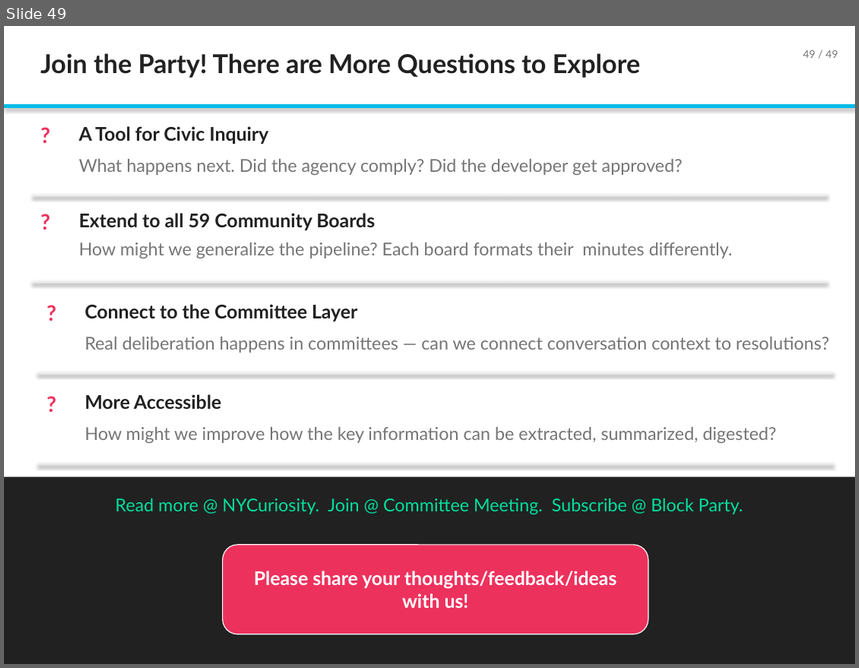
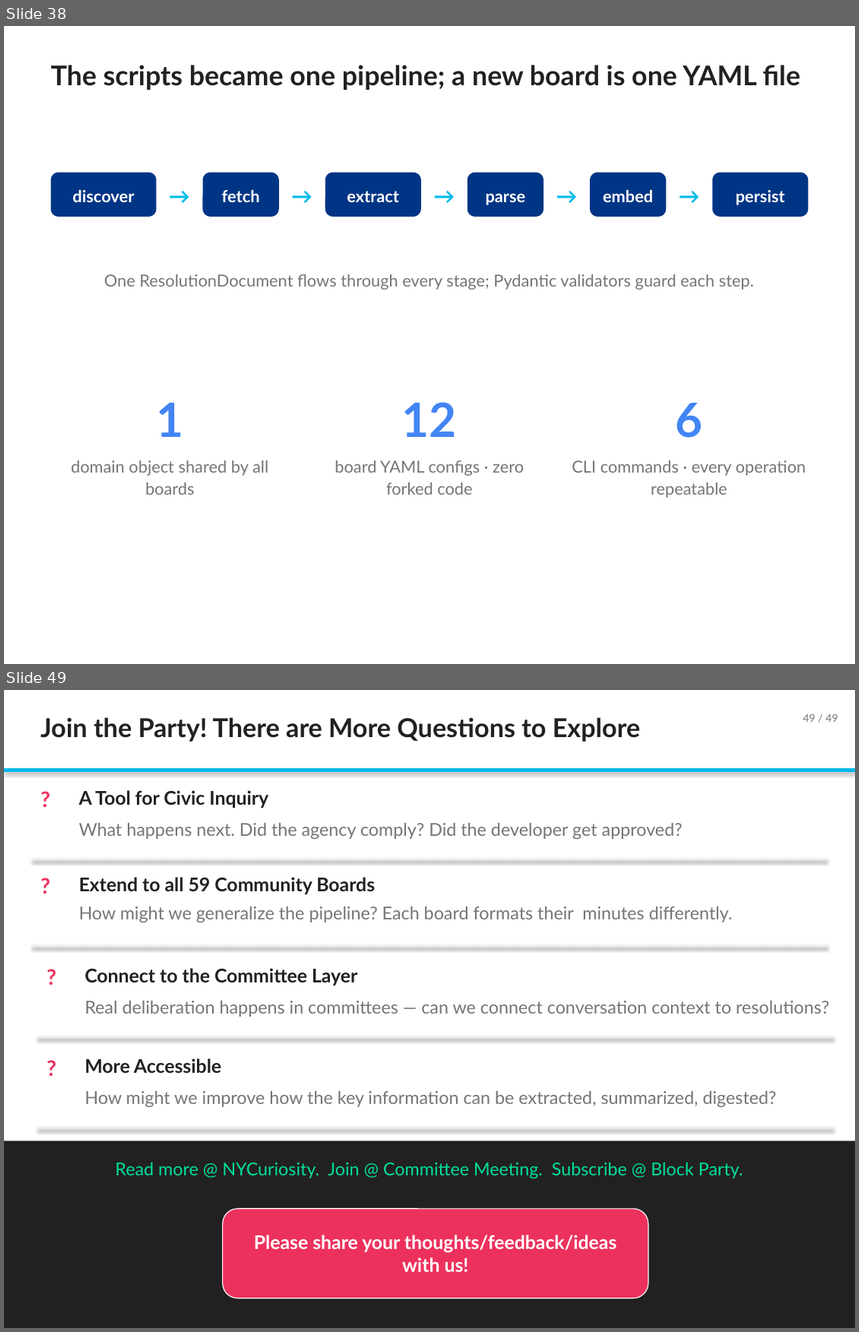
Before and after one commit to TalR24/nycur-data-website, a slide deck: cb-resolutions/block_party_july2026/Building_an_AI_Knowledge_Base_for_NYC_Community_Boards_July2026.pptx. Shown one above the other, each under a label of ours: slide 49 before the commit, slides 38 and 49 after it; the slides between them are not shown. The pictures are 859x668 and 859x1332 pixels, drawn with LibreOffice and Linux fonts; fonts in the diff are those of the drawing. Boxes give left, top, right and bottom in pixels: in the first picture for what was removed or moved away, otherwise in the second. Text is boxed around its words. In the diff, an @@ line names an element or a change of style, - is before the commit and + after.

```diff
--- a/cb-resolutions/block_party_july2026/Building_an_AI_Knowledge_Base_for_NYC_Community_Boards_July2026.pptx
+++ b/cb-resolutions/block_party_july2026/Building_an_AI_Knowledge_Base_for_NYC_Community_Boards_July2026.pptx
@@ slide 38 added at box(4, 26, 855, 664), background #FFFFFF @@
@@ text added at box(51, 65, 800, 90), 23 pt, text #212121, bold @@
+The scripts became one pipeline; a new board is one YAML file
@@ rounded rectangle added at box(51, 173, 156, 217), fill #003585, 14 pt, text #FFFFFF, bold @@
+discover
@@ text added at box(156, 173, 203, 217), 18 pt, text #00BBEA, bold @@
+→
@@ rounded rectangle added at box(202, 173, 279, 217), fill #003585, 14 pt, text #FFFFFF, bold @@
+fetch
@@ text added at box(279, 173, 325, 217), 18 pt, text #00BBEA, bold @@
+→
@@ rounded rectangle added at box(325, 173, 420, 217), fill #003585, 14 pt, text #FFFFFF, bold @@
+extract
@@ text added at box(421, 173, 468, 217), 18 pt, text #00BBEA, bold @@
+→
@@ rounded rectangle added at box(468, 173, 544, 217), fill #003585, 14 pt, text #FFFFFF, bold @@
+parse
@@ text added at box(544, 173, 591, 217), 18 pt, text #00BBEA, bold @@
+→
@@ rounded rectangle added at box(590, 173, 666, 217), fill #003585, 14 pt, text #FFFFFF, bold @@
+embed
@@ text added at box(666, 173, 713, 217), 18 pt, text #00BBEA, bold @@
+→
@@ rounded rectangle added at box(712, 173, 807, 217), fill #003585, 14 pt, text #FFFFFF, bold @@
+persist
@@ text added at box(104, 275, 754, 290), 14 pt, text #757575 @@
+One ResolutionDocument flows through every stage; Pydantic validators guard each step.
@@ text added at box(71, 403, 268, 495), 14 pt, text #757575 @@
+1
+domain object shared by all boards
@@ text added at box(335, 402, 524, 495), 14 pt, text #757575 @@
+12
+board YAML configs · zero forked code
@@ text added at box(572, 403, 807, 498), 14 pt, text #757575 @@
+6
+CLI commands · every operation repeatable
```
Also in this commit, not shown: 11 other slides added, 12 slides removed.
